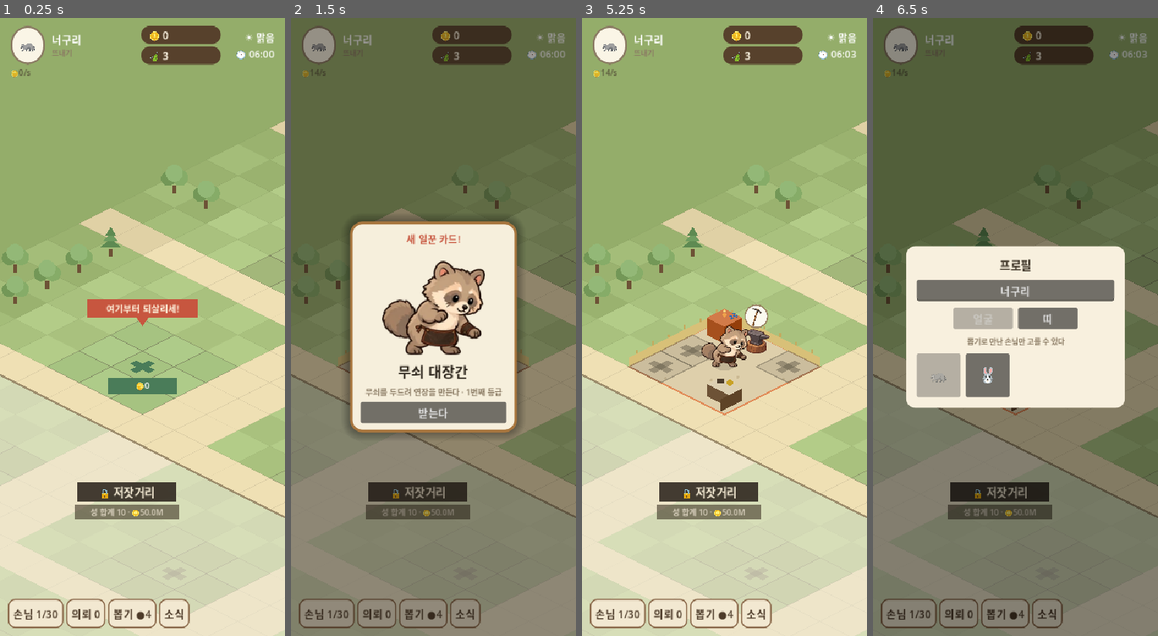
Above: before the commit, frames 1-4 (left to right).
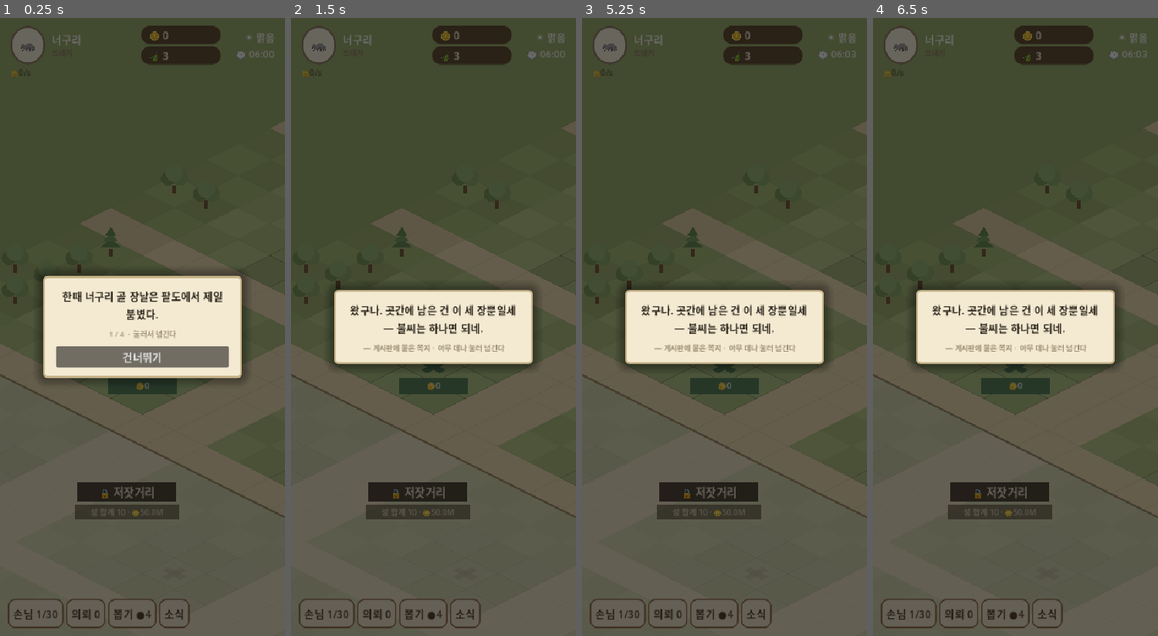
Above: after the commit, the same moments.

Repository: nonexpertchassi-creator/raccoon-hollow
Game: Godot game, scene res://main.tscn
Two runs of this game, one before a commit and one after it. Both use one fixed random seed, a clock stepped at 60 frames per second and the inputs below.
Inputs (mouse positions are in pixels of both pictures, inside the frame that each line leads up to):
- Up to frame 1 (0.25 s): no input
- Up to frame 2 (1.5 s): click (433, 357) at 0.5 s, where only the run after the commit has a clickable "건너뛰기"; click "🦝" at 1.25 s
- Up to frame 3 (5.25 s): click "손님 1/30" at 2 s; click "의뢰 0" at 2.75 s; click "뽑기 ●4" at 3.5 s; click "소식" at 4.25 s; click (724, 413) at 5 s, where only the run before the commit has a clickable "받는다"
- Up to frame 4 (6.5 s): click "🦝" at 5.75 s

The runs differ from the first frame. In frame 1, 100% of the frame differs, in the area x 0-100%, y 0-100%; in frame 2, 91%; in frame 3, 99%; in frame 4, 58%.

Commit message:
이야기를 게임에 넣었다 — 넉 장 만화와 게시판 쪽지
유저: "이야기부터 넣자."

STORY.md에 시놉시스도 4컷 콘티도 확정 대사도 다 있었는데 코드에는 한 글자도
없었다. 그래서 유저가 얻는 게 "숫자가 올라간다" 하나뿐이었다. 그걸 메웠다.

## 대사는 코드가 아니라 데이터다

content.js에 INTRO(넉 장)와 BEATS(마디 아홉)를 뒀다. 코드에 흩어 두면 규칙이
바뀔 때 같이 안 바뀐다 — 오늘 아침 촌장을 지웠을 때 이야기 전체가 촌장에
기대고 있는 걸 뒤늦게 안 것이 그 예다.

## 기억은 sim이 한다

sim.story(저장본 13판) + story_fire(id). 한 마디는 한 번만 나온다.
껐다 켤 때마다 "왔구나"가 다시 뜨면 그건 이야기가 아니라 잔소리다.

★ 옛 저장본에는 이 칸이 없다. 그냥 두면 **가게 열 채를 가진 사람에게
"저 무너진 대장간부터일세"가 뜬다.** 그래서 load_from에서 가진 것을 보고
지나간 마디를 되짚어 채운다 — 이야기는 못 돌려줘도 잔소리는 막는다.

## 화면

view/story.gd — 넉 장 만화(건너뛰기 있음)와 누런 쪽지 한 장.
아무 데나 누르면 즉시 넘어간다(STORY.md의 '이야기는 놀이를 막지 않는다').
쪽지는 카드보다 위에 얹는다 — 첫 가게를 열면 둘이 같이 뜨는데 뒤에 깔리면
안 읽힌다(카드에서 이미 겪었다).

_story_check는 한 번에 **한 마디만** 본다. 여러 개가 동시에 참이 되어도
쪽지는 한 장씩 뜬다.

## 도구가 이야기를 보게 했다

SHOT_STORY=intro|<마디id>. 안 그러면 "도구가 안 써 보는 기능은 도구에게
없는 것"이 된다 — 이 프로젝트에서 다섯 번 당한 규칙이다.
shots.sh에 15-첫만화·16-게시판쪽지를 더했다.

첫 만화 넉 장(intro/)을 그림 주문서에 넣었다. 없으면 글만 나온다 —
게임은 돌지만 첫인상이 통째로 빈다.

대조 열한 개 초록불. 눈으로도 확인했다(xvfb).

Diff:
--- a/godot/main.gd
+++ b/godot/main.gd
@@ -21,6 +21,7 @@
 var _acc: float = 0.0
 var panel: ShopPanel
 var card: CardPopup
+var story: StoryPopup
 var sfx: Sfx
 var _layer: CanvasLayer
 var _guestbtn: Button
@@ -219,13 +220,32 @@
 	profile_modal.setup(sim, BAND_COLORS)
 	_layer.add_child(profile_modal)
 
+	# 이야기 — 넉 장 만화와 게시판 쪽지. 카드보다 **위**에 얹는다:
+	# 첫 가게를 열면 카드와 쪽지가 같이 뜨는데, 쪽지가 뒤에 깔리면 안 읽힌다.
+	story = StoryPopup.new()
+
 	card = CardPopup.new()
 	card.sim = sim
 	_layer.add_child(card)
-
-	if _away != null:
+	_layer.add_child(story)
+
+	# 처음 켠 사람에게 넉 장 만화. 저장본이 있으면 안 뜬다(sim.story가 기억한다).
+	# ★ '다녀오신 동안'보다 **먼저** 본다 — 처음 켠 사람에게는 다녀온 시간이 없다.
+	if _standalone and sim.story_fire("start"):
+		story.show_intro()
+		story.finished.connect(func(): _story_after_intro(), CONNECT_ONE_SHOT)
+	elif _away != null:
 		_show_away(_away)
 	_paint()
+
+## 만화가 끝나면 첫 쪽지를 붙이고, 그다음에 '다녀오신 동안'을 보여준다.
+func _story_after_intro() -> void:
+	for b in Content.BEATS:
+		if String(b.id) == "start":
+			story.show_note(String(b.text))
+			break
+	if _away != null:
+		story.finished.connect(func(): _show_away(_away), CONNECT_ONE_SHOT)
 
 ## "다녀오신 동안" — 방치형에서 다시 켤 이유는 이 창 하나에 걸려 있다.
 ## 자리 비운 벌이 — **그냥 받기**와 **주사위 수령** 둘 중에 고른다(2026-08-27).
@@ -353,11 +373,45 @@
 		_save_acc = 0.0
 		_save()
 
+	_story_check()
+
 	_acc += delta
 	if _acc < 0.12:
 		return
 	_acc = 0.0
 	_paint()
+
+## 이야기 마디 — **지금 벌어진 일이 처음인가**를 보고 쪽지를 붙인다.
+##
+## ★ 여기서 조건을 **하나만** 본다. 여러 개가 한꺼번에 참이 되어도 쪽지는
+##   한 장씩 뜬다 — 두 장이 겹치면 둘 다 안 읽힌다(카드에서 겪었다).
+## ★ 순서가 곧 이야기다. 위에 있는 것이 먼저다.
+func _story_check() -> void:
+	if story.visible or card.visible:
+		return
+	var got: Variant = null
+	if sim.shops.is_empty():
+		got = "firstShop"
+	elif not sim.guests.is_empty():
+		got = "firstGuest"
+	if got == null:
+		for sh in sim.shops:
+			if sim.staff_of(String(sh)) > 0.0:
+				got = "firstStaff"
+				break
+			if sim.rank_of(String(sh)) > 0:
+				got = "firstRank"
+				break
+	if got == null and sim.zones.has("keunjang"):
+		got = "zone3"
+	elif got == null and sim.zones.has("jeoja"):
+		got = "zone2"
+	if got == null or not sim.story_fire(String(got)):
+		return
+	for b in Content.BEATS:
+		if String(b.id) == String(got):
+			story.show_note(String(b.text))
+			return
 
 ## 지갑 알약 하나 — 짙은 갈색 캡슐에 흰 글자. 값 라벨을 돌려준다.
 func _pill(into: Node) -> Label:
--- a/godot/rules/content.gd
+++ b/godot/rules/content.gd
@@ -25,6 +25,45 @@
 const AUTO_SHARE := 0.6
 
 const BASKET_SPREAD := 3.0
+
+const BEATS := [
+	{
+		"id": "start",
+		"text": "왔구나. 곳간에 남은 건 이 세 장뿐일세 — 불씨는 하나면 되네."
+	},
+	{
+		"id": "firstShop",
+		"text": "저 무너진 대장간부터일세. 눌러서 다시 세워 보게."
+	},
+	{
+		"id": "firstMake",
+		"text": "호미 한 자루면 밭을 맬 수 있지. 그거면 첫 손님이 온다네."
+	},
+	{
+		"id": "firstGuest",
+		"text": "첫 손님이군! 주문을 받으면 우리가 만들어 건넨다네. 장사는 그게 전부야."
+	},
+	{
+		"id": "firstStaff",
+		"text": "손이 하나면 물건도 하나지. 일손을 들이게."
+	},
+	{
+		"id": "firstRank",
+		"text": "가게가 크는구먼. 담도 바닥도 앞치마도 — 다 따라 큰다네."
+	},
+	{
+		"id": "zone2",
+		"text": "안개가 걷히는군. 저잣거리에 다시 등이 켜질 걸세."
+	},
+	{
+		"id": "zone3",
+		"text": "여기가 마지막일세 — 팔도 장사꾼이 모이던 큰장마당. 장날을 되찾아 보세."
+	},
+	{
+		"id": "ending",
+		"text": "보게. 너구리 골 장날이… 돌아왔네."
+	}
+]
 
 const BUILD_RUSH_PER := 1800.0
 
@@ -931,6 +970,25 @@
 ]
 
 const GUEST_WALK := 0.45
+
+const INTRO := [
+	{
+		"art": "intro1",
+		"text": "한때 너구리 골 장날은 팔도에서 제일 붐볐다."
+	},
+	{
+		"art": "intro2",
+		"text": "큰 장마가 모든 것을 쓸어 갔다."
+	},
+	{
+		"art": "intro3",
+		"text": "떠내려간 자리에 게시판 하나가 남았다."
+	},
+	{
+		"art": "intro4",
+		"text": "그런데 대장간 화덕에 — 불씨가 아직 살아 있었다."
+	}
+]
 
 const LEDGER := {
 	"dayMinutes": 8.0,
--- a/godot/rules/sim.gd
+++ b/godot/rules/sim.gd
@@ -110,6 +110,22 @@
 ## 옛 저장본 호환용. 참이면 한 마리로 친다(load_from에서 옮긴다).
 var guard: bool = false
 var staff: Dictionary = {}
+## 이야기에서 **이미 지나간 마디**들. 한 마디는 한 번만 나온다.
+##
+## ★ 왜 화면이 아니라 여기 있나. 저장본에 남아야 하기 때문이다 — 껐다 켤 때마다
+##   "왔구나"가 다시 뜨면 그건 이야기가 아니라 잔소리다. sim은 이 게임에서
+##   유일하게 **기억하는 곳**이라 여기 둔다. 돈은 한 푼도 안 건드린다.
+var story: Dictionary = {}
+
+## 그 마디가 **처음인가.** 처음이면 참을 돌려주고 그 자리에서 지나간 것으로 적는다.
+## 화면은 이 값만 보고 쪽지를 붙일지 정한다.
+func story_fire(id: String) -> bool:
+	if story.has(id):
+		return false
+	story[id] = true
+	bump("story." + id)
+	return true
+
 ## 길에 떨어져 있는 쓰레기 **개수**. 자리는 화면이 정하고, 개수는 여기가 정한다 —
 ## 그래야 게임을 껐다 켜도 쌓인 만큼 그대로 있다.
 var trash: float = 0.0
@@ -1904,6 +1920,7 @@
 	"profile", "furs", "_crafting", "_switch", "_recent", "weather", "_wxT",
 	"building",
 	"trash", "_trashAcc", "sweepers", "_sweepAcc",
+	"story",
 ]
 ## 글자로 저장했다 되돌리면 정수가 소수가 된다(-1 → -1.0). 자리를 세는 데
 ## 쓰는 것들은 도로 정수로 되돌린다 — 아니면 배열 자리를 못 찾는다.
@@ -1951,7 +1968,10 @@
 ## 12판: 쓰레기가 화면 장식에서 **경제 규칙**이 됐고, 장터 청소부가 생겼다.
 ## 옛 저장본에는 trash·sweepers 칸이 아예 없다 — 없으면 0이고, 그게 맞다
 ## (길이 깨끗한 채로 다시 시작하고, 청소부는 아직 안 뽑은 것이다).
-const SAVE_VER: int = 12
+## 13판: 이야기 마디(story). 옛 저장본에는 없다 — 그러면 빈 칸이고, 이미
+## 한참 논 사람에게 "왔구나"부터 다시 뜬다. 그건 안 된다. 그래서 옛 판을
+## 받을 때 **가진 것을 보고 지나간 마디를 되짚어** 채운다(load_from 아래).
+const SAVE_VER: int = 13
 
 ## 11판에서 바뀐 이름표. 옛 id → 새 id.
 const RENAMED_V11: Dictionary = {
@@ -2009,6 +2029,23 @@
 	for i in smalls:
 		fixed.append(int(i))
 	smalls = fixed
+	# ★ 12판 이전 저장본에는 이야기 마디가 없다. 그냥 두면 이미 가게 열 채를
+	#   가진 사람에게 "저 무너진 대장간부터일세"가 뜬다. 그래서 **가진 것을 보고
+	#   지나간 마디를 되짚어** 준다 — 이야기는 못 돌려줘도 잔소리는 막는다.
+	if ver < 13:
+		for k in ["start", "firstShop", "firstMake", "firstGuest"]:
+			story[k] = true
+		if not shops.is_empty():
+			story["firstShop"] = true
+		for sh in shops:
+			if staff_of(String(sh)) > 0.0:
+				story["firstStaff"] = true
+			if rank_of(String(sh)) > 0:
+				story["firstRank"] = true
+		if zones.has("jeoja"):
+			story["zone2"] = true
+		if zones.has("keunjang"):
+			story["zone3"] = true
 	# 저장한 뒤에 손님이 늘어났으면 그 칸이 없다. 없는 칸에 dt를 더하면
 	# 값이 망가져서 **그 손님은 영영 안 온다** — 찾기 아주 나쁜 종류의 고장이다.
 	for g in Content.GUESTS:
--- a/godot/tests/shot.gd
+++ b/godot/tests/shot.gd
@@ -8,6 +8,7 @@
 ##   SHOT_PANEL=quests|guests|ledger|gacha|<가게id>   창을 열어 놓고 찍는다
 ##   SHOT_TAB=items|work|rank  가게 창의 갈피를 골라서 찍는다
 ##   SHOT_CARD=<가게id>        일꾼 카드가 열린 순간을 띄워서 찍는다
+##   SHOT_STORY=intro|<마디id>  첫 만화나 게시판 쪽지를 띄워서 찍는다
 var _done: bool = false
 
 func _ready() -> void:
@@ -98,6 +99,18 @@
 		if OS.has_environment("SHOT_TAB"):
 			main.panel.tab = OS.get_environment("SHOT_TAB")
 			main.panel.rebuild()
+	# 이야기 — 도구가 안 보면 도구에게 없는 기능이다. 넉 장 만화도 쪽지도 찍는다.
+	if OS.has_environment("SHOT_STORY"):
+		var w: String = OS.get_environment("SHOT_STORY")
+		if w == "intro":
+			main.story.show_intro()
+		else:
+			for b in Content.BEATS:
+				if String(b.id) == w:
+					main.story.show_note(String(b.text))
+			if not main.story.visible:
+				push_error("모르는 이야기 마디: " + w)
+
 	# 찍은 화면에 무엇이 들어 있는지 말해 준다 — 그림만 보면 "말풍선이 원래
 	# 안 뜨는 건지, 이번에만 없는 건지"를 못 가른다.
 	var staff: int = 0
--- /dev/null
+++ b/godot/view/story.gd
@@ -0,0 +1,128 @@
+extends Control
+class_name StoryPopup
+## 이야기를 화면에 얹는다 — **넉 장짜리 첫 만화**와 **게시판에 붙는 쪽지**.
+##
+## ★ 왜 이걸 이제야 넣나. 톱니는 스물둘인데 **왜 돌리는지가 화면에 한 번도
+##   안 나왔다**(2026-08-28에 확인). STORY.md에 시놉시스도 대사도 다 있었는데
+##   코드에는 한 글자도 없었다. 유저가 얻는 게 "숫자가 올라간다" 하나뿐이었다.
+##
+## ★ 규칙 둘 (STORY.md의 '지킬 선'):
+##   · 이야기는 **놀이를 막지 않는다** — 어디를 눌러도 즉시 넘어간다
+##   · 한 마디는 **한 번만** — 기억은 sim.story가 한다(저장본에 남는다)
+##
+## 대사와 컷은 여기 없다. content.js의 INTRO·BEATS에 있다 —
+## 코드에 흩어 두면 규칙이 바뀔 때 같이 안 바뀐다.
+
+signal finished
+
+var _cut: int = -1                    ## 지금 보여주는 만화 칸(-1 = 만화 아님)
+var _art: TextureRect
+var _text: Label
+var _hint: Label
+var _skip: Button
+var _paper: PanelContainer
+var _mode: String = ""                ## "intro" · "note"
+
+func _ready() -> void:
+	visible = false
+	set_anchors_and_offsets_preset(Control.PRESET_FULL_RECT)
+	var dim := ColorRect.new()
+	dim.color = Color(0.06, 0.05, 0.04, 0.62)
+	dim.set_anchors_and_offsets_preset(Control.PRESET_FULL_RECT)
+	dim.mouse_filter = Control.MOUSE_FILTER_STOP
+	add_child(dim)
+
+	var center := CenterContainer.new()
+	center.set_anchors_and_offsets_preset(Control.PRESET_FULL_RECT)
+	center.mouse_filter = Control.MOUSE_FILTER_IGNORE
+	add_child(center)
+
+	# 쪽지 — 누렇게 바랜 종이 한 장. 게시판에 붙은 것처럼 보이게 한다.
+	_paper = PanelContainer.new()
+	_paper.custom_minimum_size = Vector2(300, 0)
+	var bg := StyleBoxFlat.new()
+	bg.bg_color = Color("f4ead2")
+	bg.border_color = Color("c8b48a")
+	bg.set_border_width_all(3)
+	bg.set_corner_radius_all(6)
+	bg.content_margin_left = 20; bg.content_margin_right = 20
+	bg.content_margin_top = 18; bg.content_margin_bottom = 16
+	bg.shadow_color = Color(0, 0, 0, 0.35)
+	bg.shadow_size = 16
+	_paper.add_theme_stylebox_override("panel", bg)
+	center.add_child(_paper)
+
+	var box := VBoxContainer.new()
+	box.add_theme_constant_override("separation", 10)
+	_paper.add_child(box)
+
+	_art = TextureRect.new()
+	_art.custom_minimum_size = Vector2(0, 180)
+	_art.expand_mode = TextureRect.EXPAND_IGNORE_SIZE
+	_art.stretch_mode = TextureRect.STRETCH_KEEP_ASPECT_CENTERED
+	box.add_child(_art)
+
+	_text = Label.new()
+	_text.autowrap_mode = TextServer.AUTOWRAP_WORD_SMART
+	_text.horizontal_alignment = HORIZONTAL_ALIGNMENT_CENTER
+	_text.add_theme_font_size_override("font_size", 16)
+	_text.add_theme_color_override("font_color", Color("2b241b"))
+	box.add_child(_text)
+
+	_hint = Label.new()
+	_hint.horizontal_alignment = HORIZONTAL_ALIGNMENT_CENTER
+	_hint.add_theme_font_size_override("font_size", 11)
+	_hint.add_theme_color_override("font_color", Color("9c8f74"))
+	box.add_child(_hint)
+
+	_skip = Button.new()
+	_skip.text = "건너뛰기"
+	_skip.pressed.connect(_close)
+	box.add_child(_skip)
+
+	gui_input.connect(_on_input)
+
+func _on_input(e: InputEvent) -> void:
+	if e is InputEventMouseButton and (e as InputEventMouseButton).pressed:
+		_next()
+
+## 처음 켤 때의 넉 장.
+func show_intro() -> void:
+	_mode = "intro"
+	_cut = 0
+	_skip.visible = true
+	_draw_cut()
+	visible = true
+
+## 게시판에 붙는 쪽지 한 장.
+func show_note(text: String) -> void:
+	_mode = "note"
+	_cut = -1
+	_art.texture = Art.tex("props", "board")
+	_art.visible = _art.texture != null
+	_text.text = text
+	_hint.text = "— 게시판에 붙은 쪽지 ·  아무 데나 눌러 넘긴다"
+	_skip.visible = false
+	visible = true
+
+func _draw_cut() -> void:
+	var c: Dictionary = Content.INTRO[_cut]
+	_art.texture = Art.tex("intro", String(c.art))
+	_art.visible = _art.texture != null
+	_text.text = String(c.text)
+	_hint.text = "%d / %d  ·  눌러서 넘긴다" % [_cut + 1, Content.INTRO.size()]
+
+func _next() -> void:
+	if _mode != "intro":
+		_close()
+		return
+	_cut += 1
+	if _cut >= Content.INTRO.size():
+		_close()
+		return
+	_draw_cut()
+
+func _close() -> void:
+	visible = false
+	_mode = ""
+	finished.emit()
Not shown, added: godot/view/story.gd.uid
Not shown, changed: ASSETS.md
Not shown, changed: content.js
Not shown, changed: tools/art.mjs
Not shown, changed: tools/shots.sh
